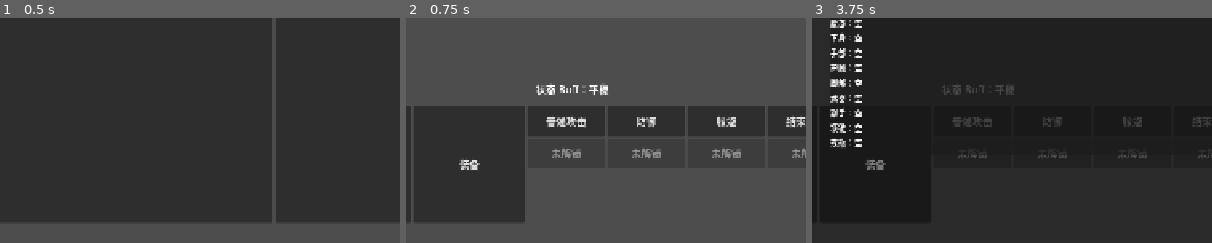
Above: before the commit, frames 1-3 (left to right).
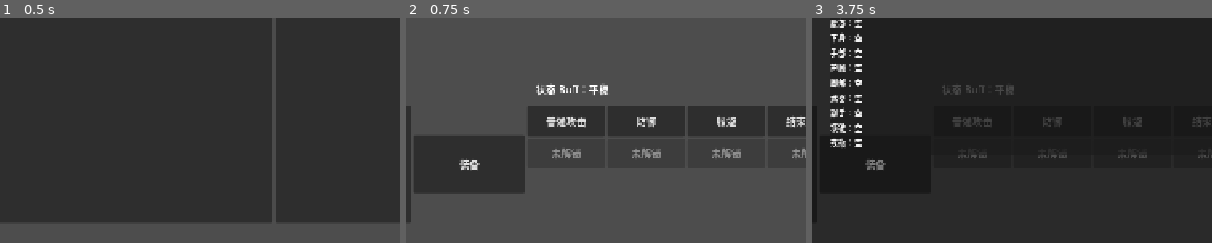
Above: after the commit, the same moments.

Repository: vacryleaf/super_tower
Game: Godot game, scene res://scenes/main.tscn
Two runs of this game, one before a commit and one after it. Both use one fixed random seed, a clock stepped at 60 frames per second and the inputs below.
Inputs:
- Up to frame 1 (0.5 s): no input
- Up to frame 2 (0.75 s): click "派遣：战士" at 0.5 s
- Up to frame 3 (3.75 s): click "结束爬塔" at 1.25 s; click "派遣：弓箭手" at 2 s; click "> 训练腐鼠 普通 生命 22/22 攻击 5 护甲 0 …" at 2.75 s; click "装备" at 3.5 s
The pictures show only the part of the screen within x 16-66%, y 50-100%; the shares and areas given below are measured in that part.

Frame 1 is identical in both runs. In frame 2, 6.9% of the frame differs, in the area x 2-30%, y 39-91%; in frame 3, less than 0.1%.

Commit message:
缩小战斗和奖励界面卡片中的过度空白区域
- 装备按钮添加纵向收缩标志，防止被容器拉伸（187px → 91px）
- 奖励按钮宽度从 460 缩减到 320
- 奖励目标按钮宽度从 500 缩减到 340

Co-Authored-By: Claude Opus 4.7 <noreply@anthropic.com>

Diff:
--- a/GameProject/scripts/main.gd
+++ b/GameProject/scripts/main.gd
@@ -136,6 +136,7 @@
 	_render_player_status(bottom_bar)
 	var equip_button := _action_button("装备", Callable(self, "_on_equipment_toggle_pressed"))
 	equip_button.custom_minimum_size = Vector2(96, 92)
+	equip_button.size_flags_vertical = Control.SIZE_SHRINK_CENTER
 	bottom_bar.add_child(equip_button)
 	_render_actions(bottom_bar)
 
--- a/GameProject/scripts/ui/reward_view.gd
+++ b/GameProject/scripts/ui/reward_view.gd
@@ -9,7 +9,7 @@
 	root.add_child(reward_area)
 
 	var options := VBoxContainer.new()
-	options.custom_minimum_size = Vector2(460, 0)
+	options.custom_minimum_size = Vector2(320, 0)
 	options.alignment = BoxContainer.ALIGNMENT_CENTER
 	reward_area.add_child(options)
 	var title: Label = label_factory.call("选择奖励", 24)
@@ -19,7 +19,7 @@
 		var reward: Dictionary = reward_options[i]
 		var button := Button.new()
 		button.text = String(reward["label"]).replace("塔内附着：", "")
-		button.custom_minimum_size = Vector2(460, 64)
+		button.custom_minimum_size = Vector2(320, 64)
 		button.pressed.connect(pressed_callback.bind(i))
 		options.add_child(button)
 
@@ -39,7 +39,7 @@
 	root.add_child(target_area)
 
 	var options := VBoxContainer.new()
-	options.custom_minimum_size = Vector2(500, 0)
+	options.custom_minimum_size = Vector2(340, 0)
 	options.alignment = BoxContainer.ALIGNMENT_CENTER
 	target_area.add_child(options)
 	var title: Label = label_factory.call("选择附着目标", 24)
@@ -55,6 +55,6 @@
 			target_label.call(target),
 			attachment_summary.call(String(target["type"]), String(target["id"]))
 		]
-		button.custom_minimum_size = Vector2(500, 72)
+		button.custom_minimum_size = Vector2(340, 72)
 		button.pressed.connect(pressed_callback.bind(i))
 		options.add_child(button)
